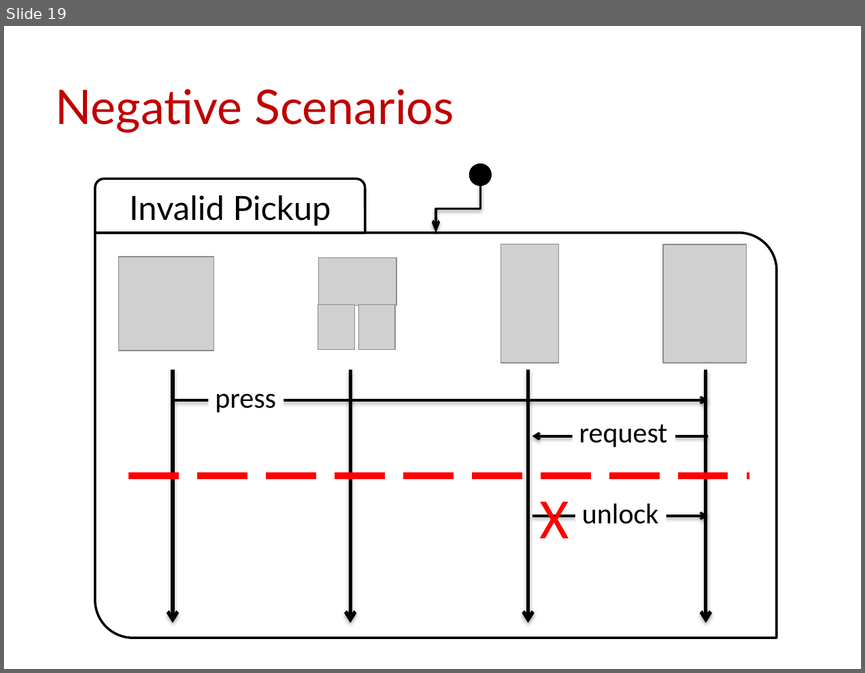
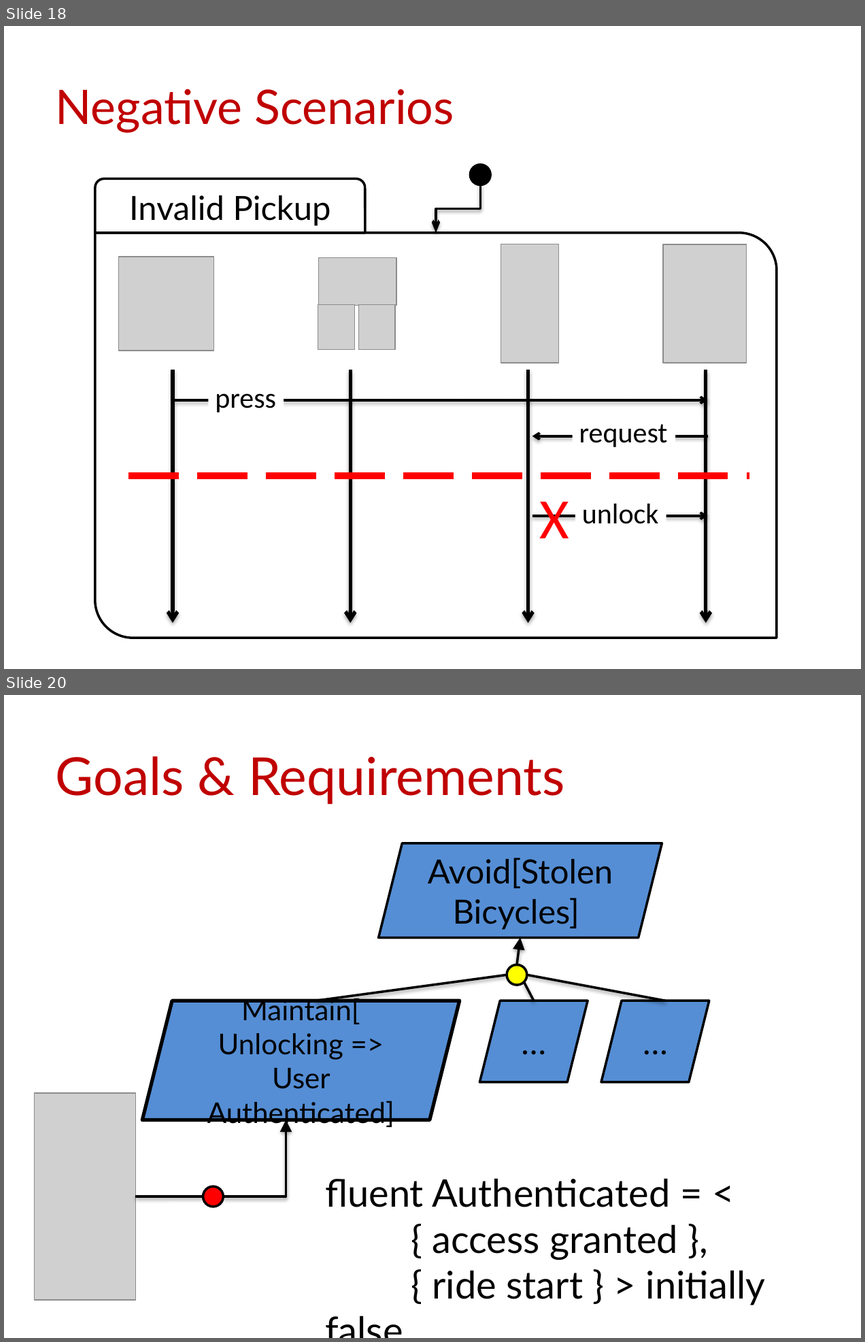
Before and after one commit to blambeau/phd, a slide deck: public-defense/slides.pptx. Shown one above the other, each under a label of ours: slide 19 before the commit, slides 18 and 20 after it; the slides between them are not shown. The pictures are 865x673 and 865x1342 pixels, drawn with LibreOffice and Linux fonts; fonts in the diff are those of the drawing; grey boxes stand for pictures. Boxes give left, top, right and bottom in pixels: in the first picture for what was removed or moved away, otherwise in the second. Text is boxed around its words. In the diff, an @@ line names an element or a change of style, - is before the commit and + after.

```diff
--- a/public-defense/slides.pptx
+++ b/public-defense/slides.pptx
@@ slide 20 added at (4,695,861,1338), background #FFFFFF @@
@@ title added at (56,756,564,804), 44 pt, text #C00000 @@
+Goals & Requirements
@@ group added at (34,843,709,1300): 4 parallelograms, 3 lines, 2 ellipses, 1 picture, 1 elbow line, 1 elbow arrow, 1 arrow @@
+Maintain[
+Unlocking => User Authenticated]
+…
+Avoid[Stolen Bicycles]
+…
@@ text added at (325,1178,766,1305), 32 pt, text #000000 @@
+fluent Authenticated = <
+{ access granted },
+{ ride start } > initially false
@@ what was slide 19 is now slide 18 @@
```
Also in this commit, not shown: 6 slides changed, 7 other slides added, 2 other files.
